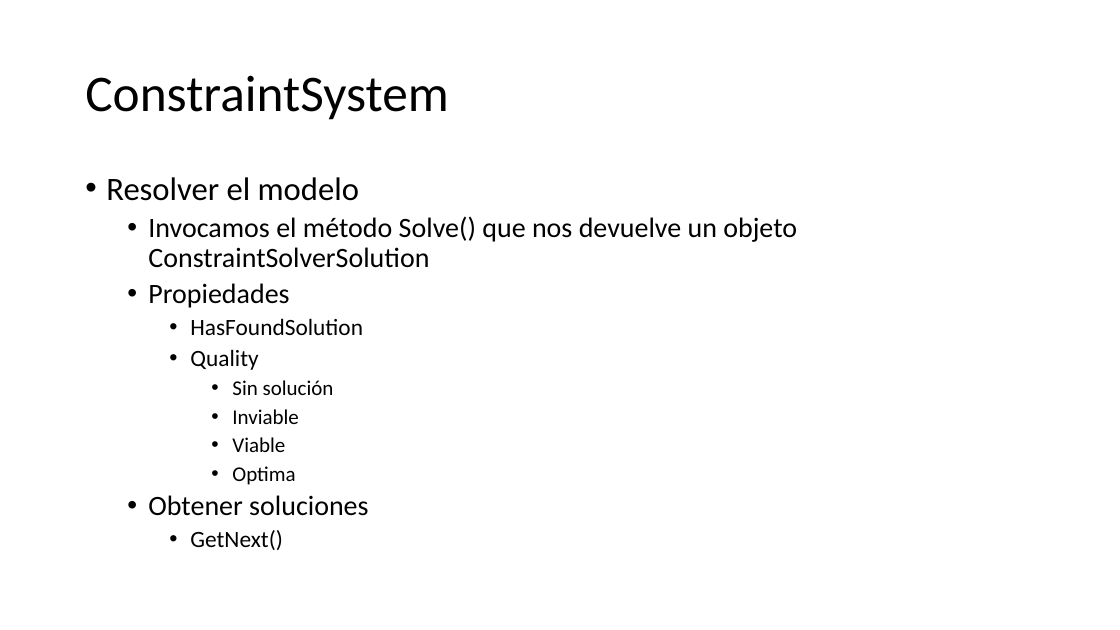
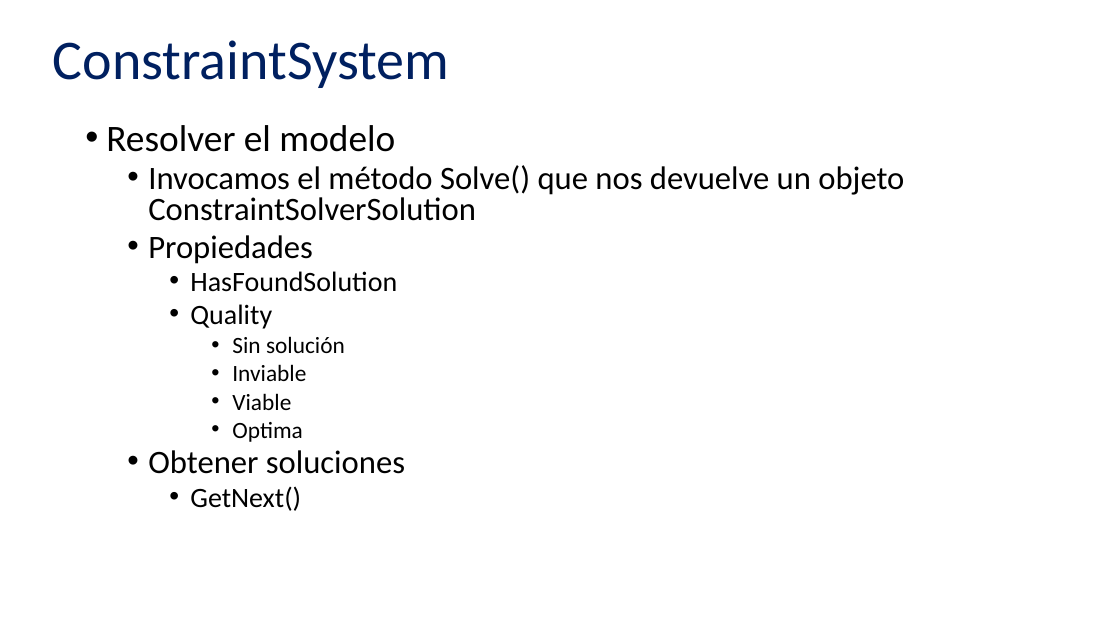
Before and after one commit to victordpc/ProgramacionRestricciones, a slide deck: slide 8 of Presentacion/Solver Foundation.pptx (slide 9 before the commit). Drawn at 1120x630 pixels with LibreOffice and Linux fonts; fonts in the diff are those of the drawing. Boxes give left, top, right and bottom in pixels: in the first picture for what was removed or moved away, otherwise in the second. Text is boxed around its words. In the diff, an @@ line names an element or a change of style, - is before the commit and + after.

```diff
--- a/Presentacion/Solver Foundation.pptx
+++ b/Presentacion/Solver Foundation.pptx
@@ title "ConstraintSystem": place and size @@
-title "ConstraintSystem" at bbox=[85, 75, 448, 120]
+title "ConstraintSystem" at bbox=[53, 40, 449, 88]
@@ title "ConstraintSystem" at bbox=[53, 40, 449, 88]: size 44 to 48 pt, text colour #000000 to #002060 @@
@@ text "Resolver el modelo": place and size @@
-text "Resolver el modelo" at bbox=[106, 177, 797, 550]
+text "Resolver el modelo" at bbox=[106, 125, 904, 511]
@@ text "Resolver el modelo" at bbox=[106, 125, 904, 511]: size 28 to 32 pt in "Resolver el modelo"; size 24 to 28 pt in "Invocamos el método Solve() que nos devuelve ...", "Propiedades", "Obtener soluciones"; size 20 to 24 pt in "HasFoundSolution", "Quality", "GetNext()"; size 18 to 20 pt in "Sin solución", "Inviable", "Viable", "Optima"; line spacing 0.9 to 0.8 @@
```
Also in this commit, not shown: 10 other slides changed, 1 slide added, 2 slides removed.
